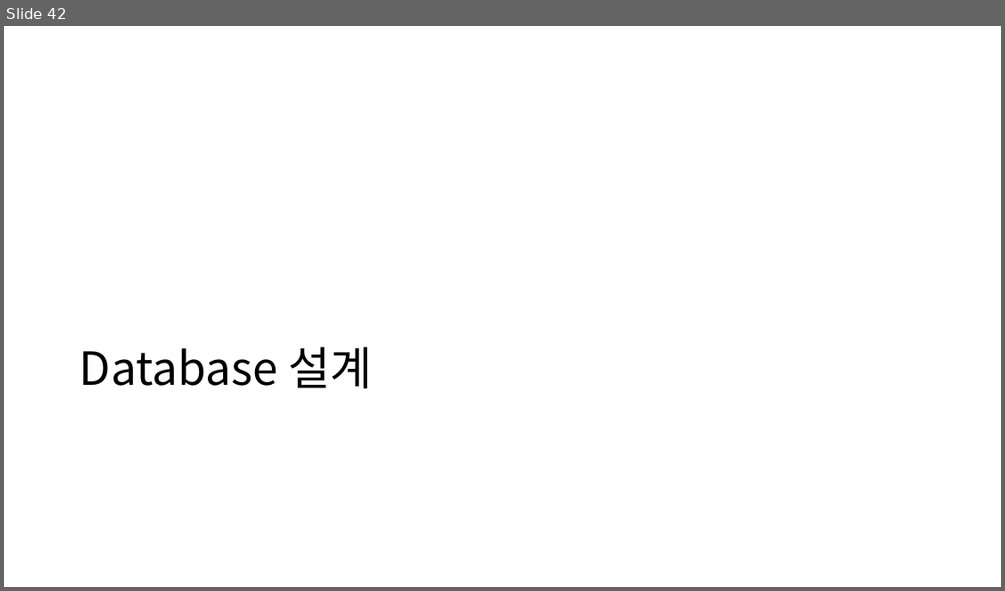
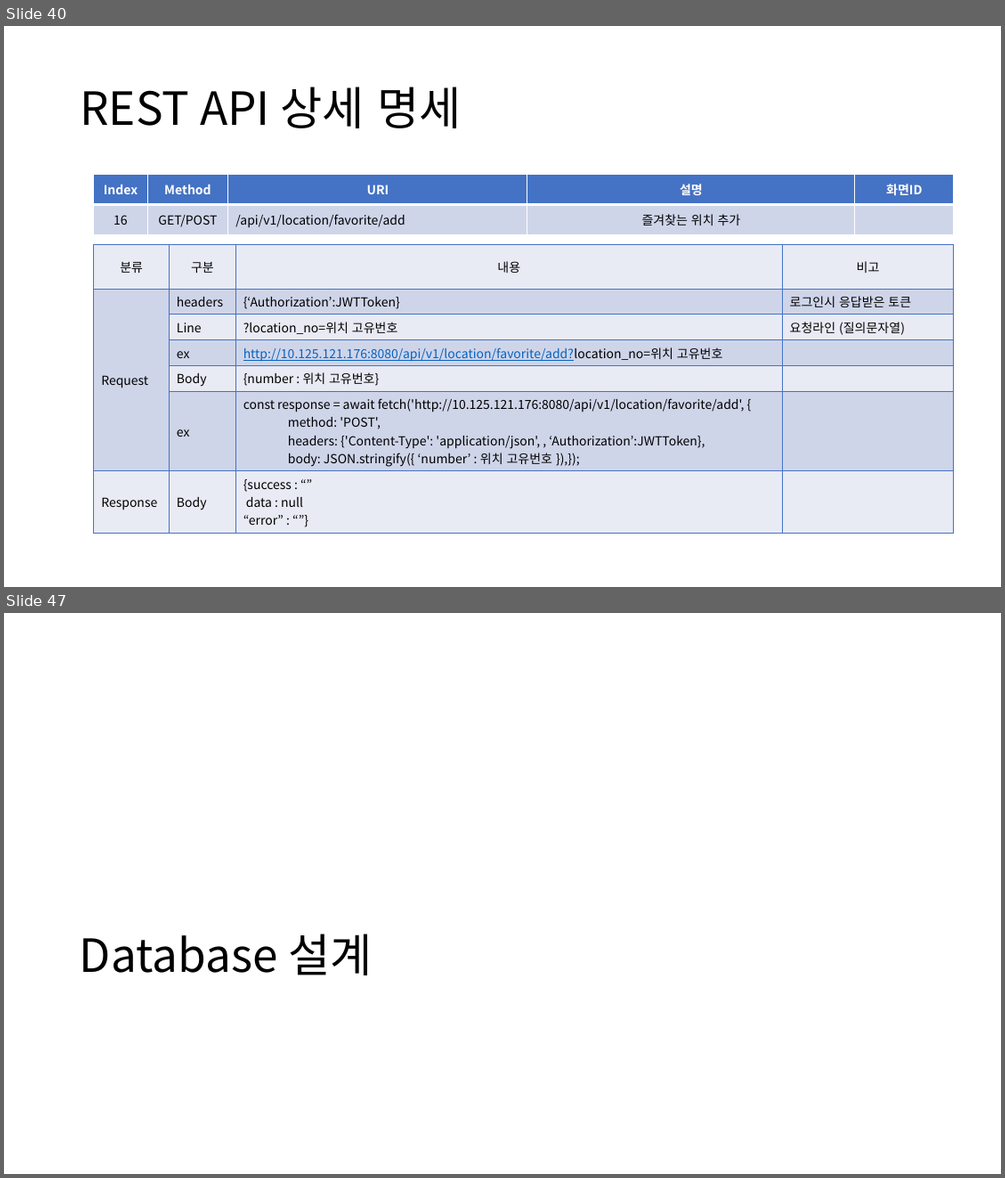
Before and after one commit to sujidaddy/workspace_miniproject, a slide deck: 미니프로젝트계획서제출용.pptx. Shown one above the other, each under a label of ours: slide 42 before the commit, slides 40 and 47 after it; the slides between them are not shown. The pictures are 1005x591 and 1005x1178 pixels, drawn with LibreOffice and Linux fonts; fonts in the diff are those of the drawing. Boxes give left, top, right and bottom in pixels: in the first picture for what was removed or moved away, otherwise in the second. Text is boxed around its words. In the diff, an @@ line names an element or a change of style, - is before the commit and + after.

Commit message:
날씨 차트를 위한 API 추가 /api/v1/weather/chart

```diff
--- a/미니프로젝트계획서제출용.pptx
+++ b/미니프로젝트계획서제출용.pptx
@@ slide 40 added at <box>4,26,1001,587</box>, background #FFFFFF @@
@@ title added at <box>80,87,461,128</box>, 44 pt, text #000000 @@
+REST API 상세 명세
@@ table added at <box>94,174,954,234</box>, 2 rows, 5 columns @@
+Index | Method | URI | 설명 | 화면ID
+16 | GET/POST | /api/v1/location/favorite/add | 즐겨찾는 위치 추가 | 
@@ table added at <box>94,245,954,528</box>, 7 rows, 4 columns @@
+분류 | 구분 | 내용 | 비고
+Request | headers | {‘Authorization’:JWTToken} | 로그인시 응답받은 토큰
+ | Line | ?location_no=위치 고유번호 | 요청라인 (질의문자열)
+ | ex | http://10.125.121.176:8080/api/v1/location/favorite/add?location_no=위치 고유번호 | 
+ | Body | {number : 위치 고유번호} | 
+ | ex | const response = await fetch('http://10.125.121.176:8080/api/v1/location/favorite/add', { / method: 'POST', / headers: {'Content-Type': 'application/json', , ‘Authorization’:JWTToken}, / body: JSON.stringify({ ‘number’ : 위치 고유번호 }),}); | 
+Response | Body | {success : “” data : null / “error” : “”} | 
@@ what was slide 42 is now slide 47 @@
```
Also in this commit, not shown: 12 slides changed, 4 other slides added, 8 other files.
